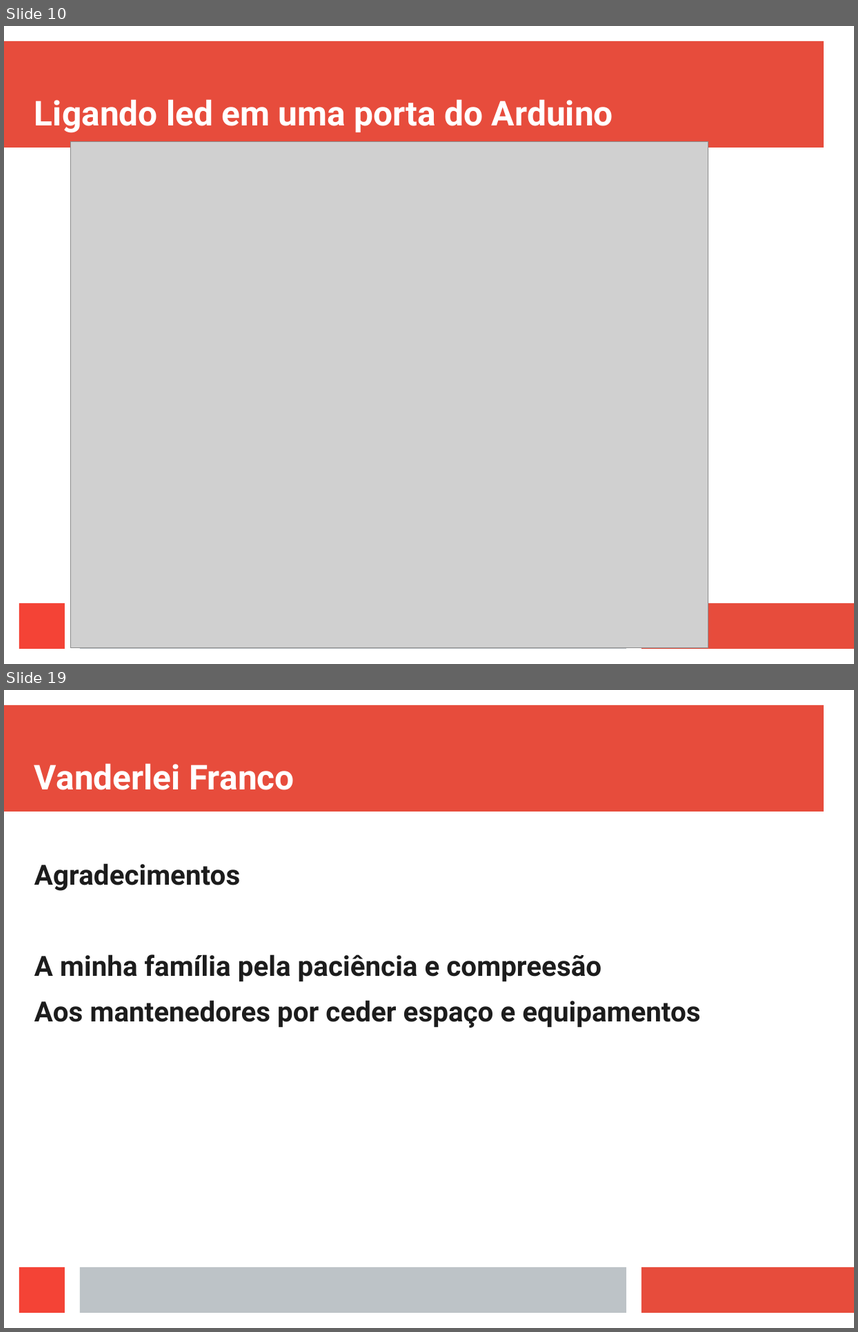
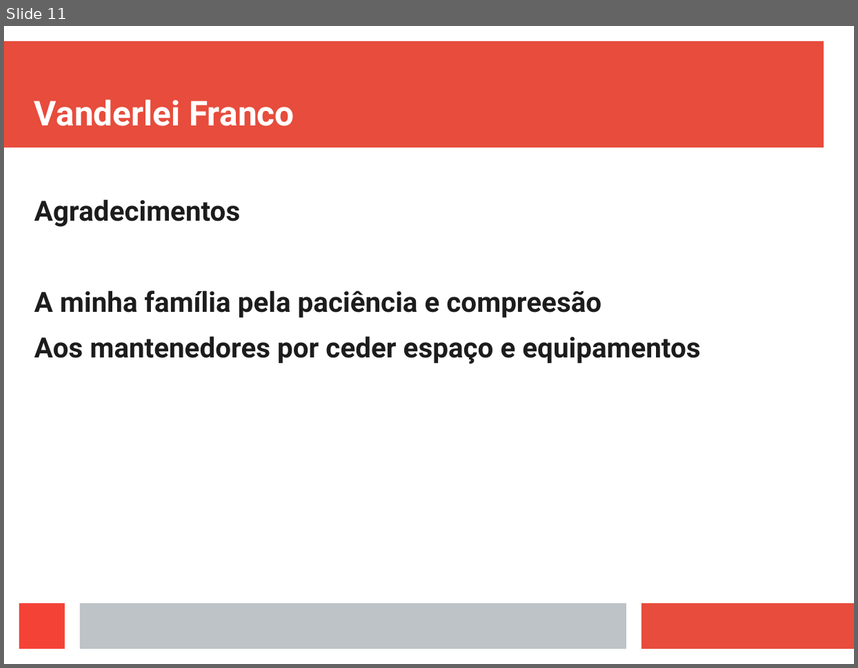
Before and after one commit to vanderfranco/arduino_curso, a slide deck: apr4.odp. Shown one above the other, each under a label of ours: slides 10 and 19 before the commit, slide 11 after it; the slides between them are not shown. The pictures are 858x1332 and 858x668 pixels, drawn with LibreOffice and Linux fonts; fonts in the diff are those of the drawing; grey boxes stand for pictures. Boxes give left, top, right and bottom in pixels: in the first picture for what was removed or moved away, otherwise in the second. Text is boxed around its words. In the diff, an @@ line names an element or a change of style, - is before the commit and + after.

```diff
--- a/apr4.odp
+++ b/apr4.odp
@@ slide 10 removed at box(4, 26, 854, 664), background #FFFFFF; not listed: 4 template elements that a slide beside it also shows @@
@@ title removed at box(34, 99, 613, 133) @@
-Ligando led em uma porta do Arduino
@@ picture removed at box(71, 142, 709, 648) @@
@@ what was slide 19 is now slide 11 @@
```
Also in this commit, not shown: 1 slide changed, 2 slides added, 9 other slides removed, 2 other files.
